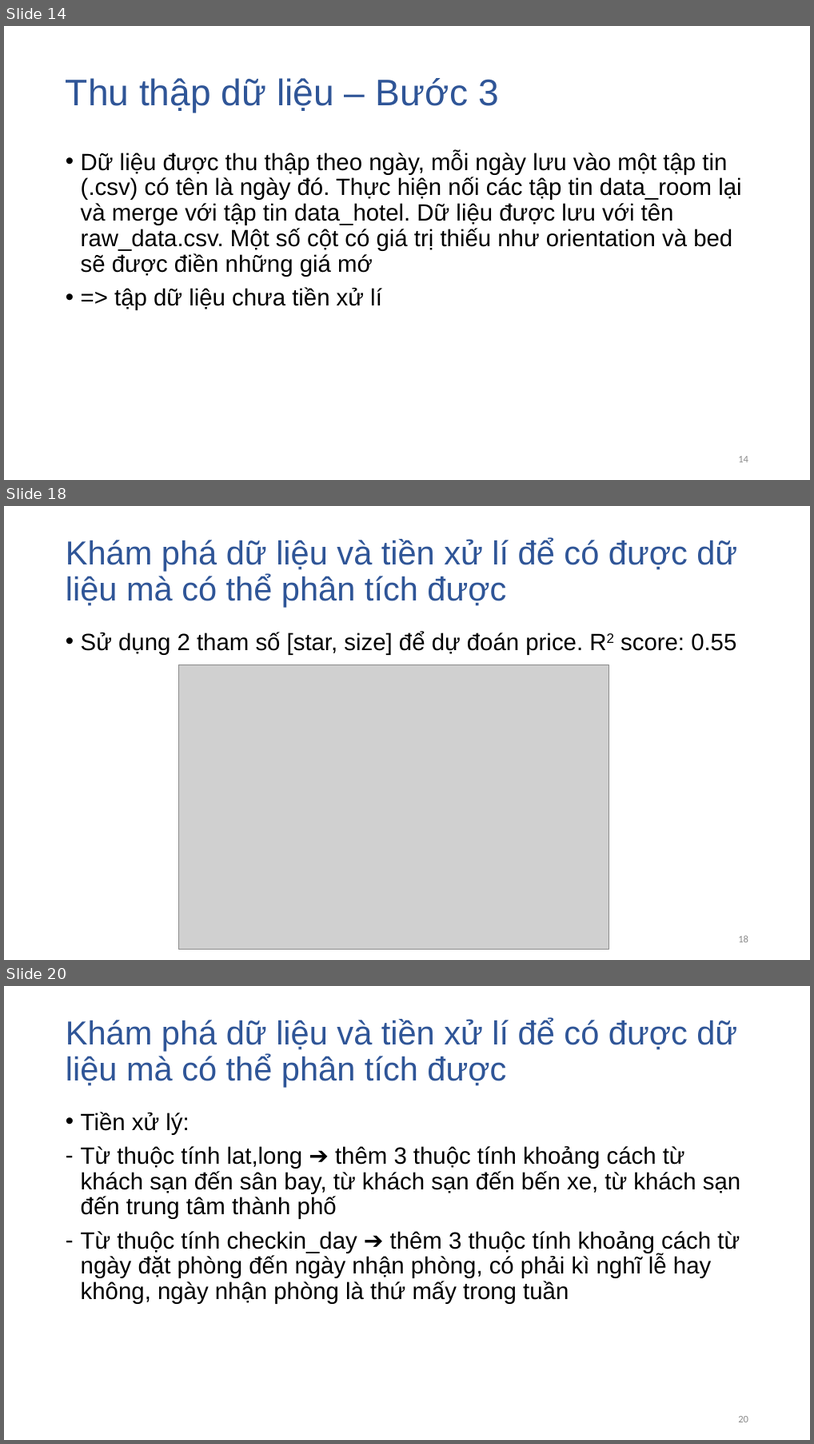
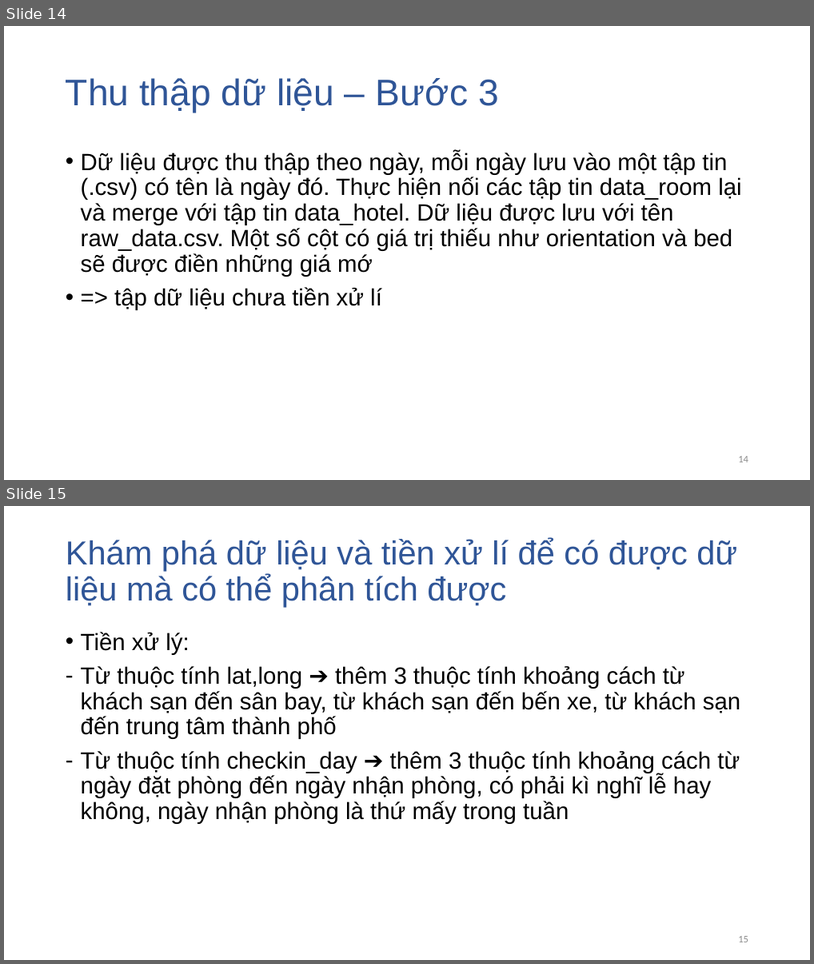
Before and after one commit to dtphat97/DataScienceFinal, a slide deck: Slide.pptx. Shown one above the other, each under a label of ours: slides 14, 18 and 20 before the commit, slides 14 and 15 after it; the slides between them are not shown. The pictures are 814x1444 and 814x964 pixels, drawn with LibreOffice and Linux fonts; fonts in the diff are those of the drawing; grey boxes stand for pictures. Boxes give left, top, right and bottom in pixels: in the first picture for what was removed or moved away, otherwise in the second. Text is boxed around its words. In the diff, an @@ line names an element or a change of style, - is before the commit and + after.

```diff
--- a/Slide.pptx
+++ b/Slide.pptx
@@ slide 18 removed at (4,506,810,960), background #FFFFFF @@
@@ title removed at (66,538,738,607) @@
-Khám phá dữ liệu và tiền xử lí để có được dữ liệu mà có thể phân tích được
@@ text removed at (81,632,737,655) @@
-• Sử dụng 2 tham số [star, size] để dự đoán price. R2 score: 0.55
@@ picture removed at (178,664,609,949) @@
@@ page number removed at (738,935,749,942) @@
-18
@@ what was slide 20 is now slide 15 @@
@@ page number at (738,936,749,942): text changed @@
-20
+15
```
Also in this commit, not shown: 7 slides changed, 1 slide added, 5 other slides removed, 11 other files.
